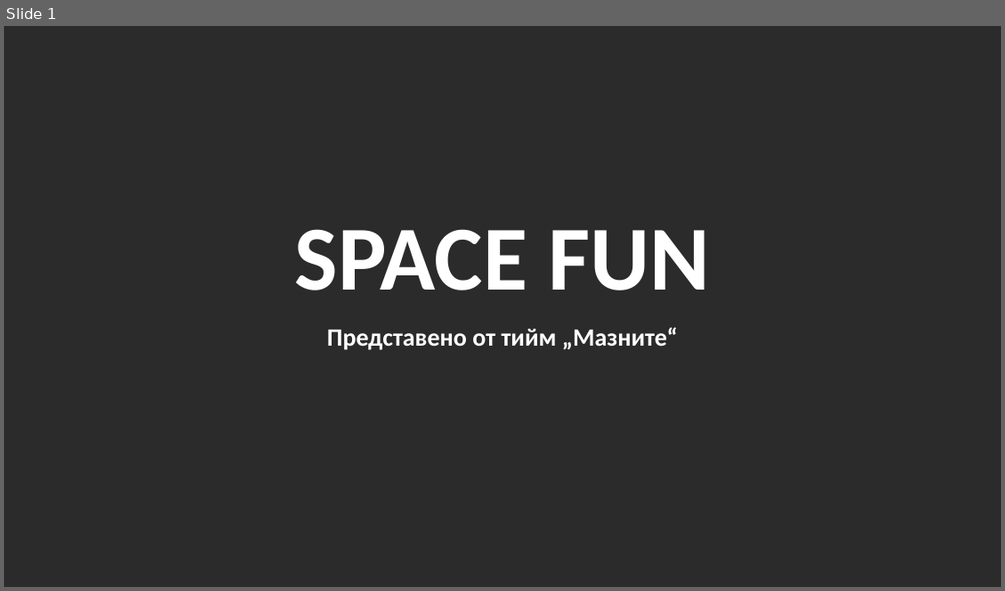
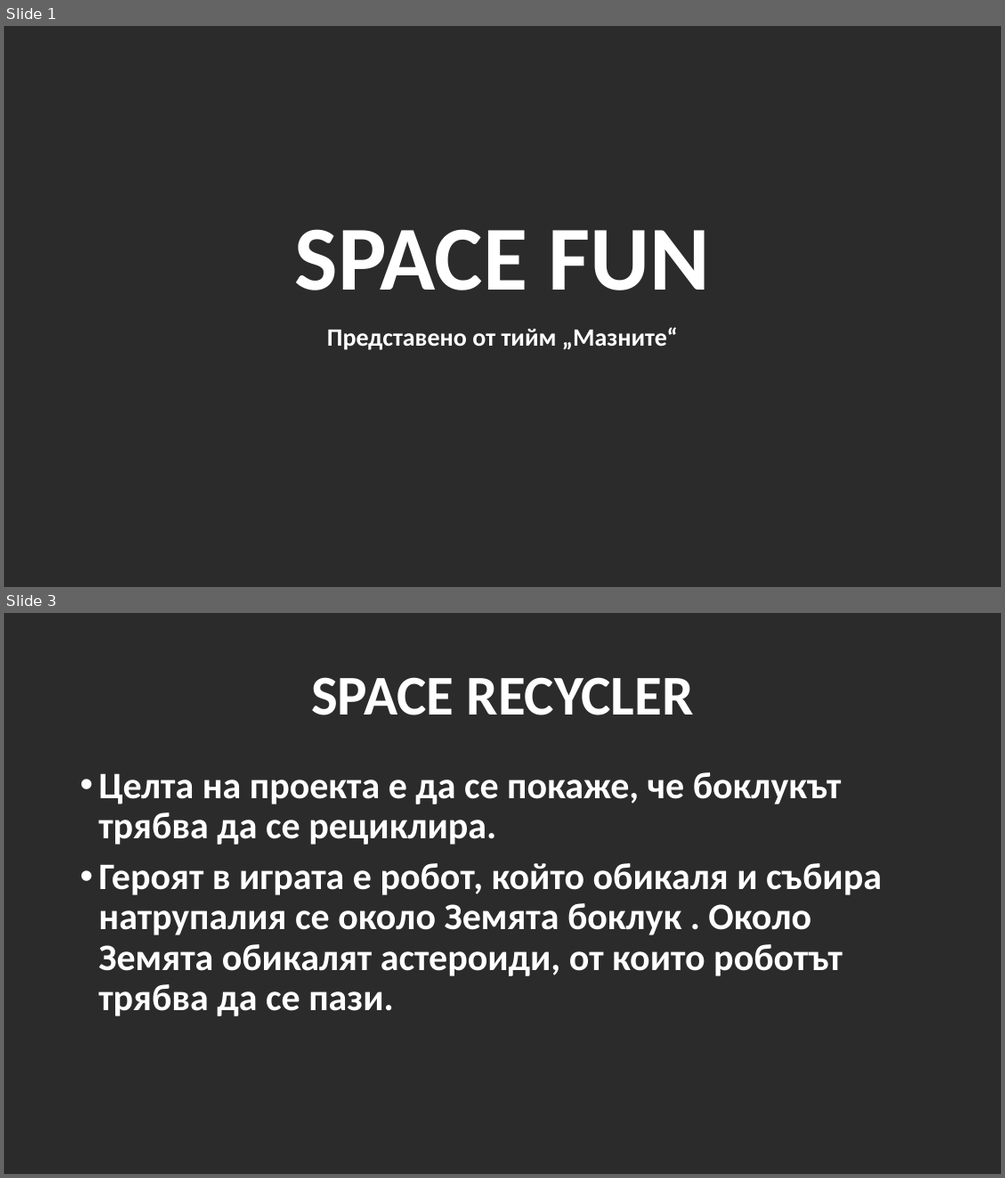
Before and after one commit to Amalino7/Space_recycler, a slide deck: SPACE FUN.pptx. Shown one above the other, each under a label of ours: slide 1 before the commit, slides 1 and 3 after it; the slides between them are not shown. The pictures are 1005x591 and 1005x1178 pixels, drawn with LibreOffice and Linux fonts; fonts in the diff are those of the drawing; background and template pictures are left out; a plain dark background stands for a picture behind light text. Boxes give left, top, right and bottom in pixels: in the first picture for what was removed or moved away, otherwise in the second. Text is boxed around its words. In the diff, an @@ line names an element or a change of style, - is before the commit and + after.

```diff
--- a/SPACE FUN.pptx
+++ b/SPACE FUN.pptx
@@ slide 3 added at [4,613,1001,1174], background picture (left out) @@
@@ title added at [311,677,694,715], 54 pt, text #FFFFFF, bold @@
+SPACE RECYCLER
@@ text added at [98,772,882,1016], 36 pt, text #FFFFFF, bold @@
+• Целта на проекта е да се покаже, че боклукът трябва да се рециклира.
+• Героят в играта е робот, който обикаля и събира натрупалия се около Земята боклук . Около Земята обикалят астероиди, от които роботът трябва да се пази.
```
Also in this commit, not shown: 1 slide changed, 6 other slides added.
